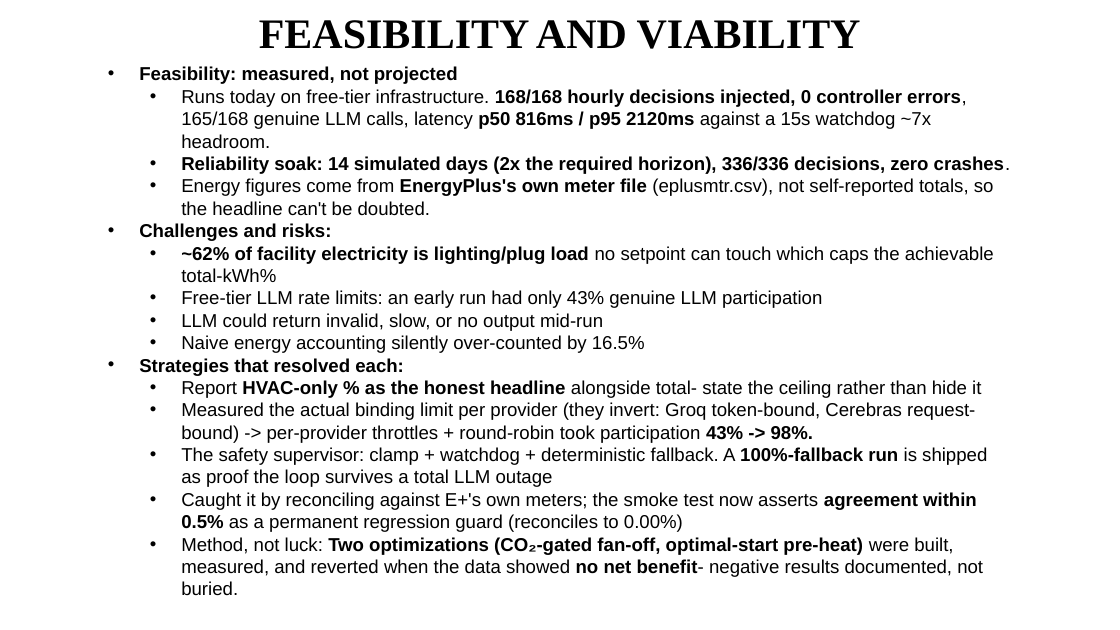
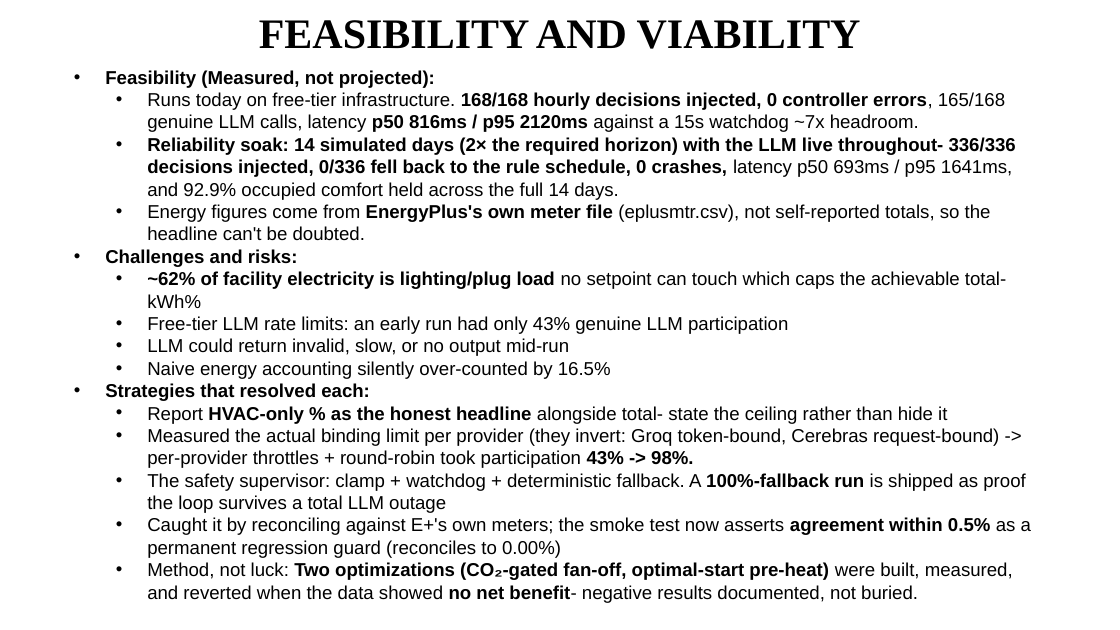
Before and after one commit to mahendra-kausik/eco-loop-building-agents, a slide deck: slide 4 of docs/Eco-Loop_Idea_Submission.pptx. Drawn at 1120x630 pixels with LibreOffice and Linux fonts; fonts in the diff are those of the drawing. Boxes give left, top, right and bottom in pixels: in the first picture for what was removed or moved away, otherwise in the second. Text is boxed around its words. In the diff, an @@ line names an element or a change of style, - is before the commit and + after.

```diff
--- a/docs/Eco-Loop_Idea_Submission.pptx
+++ b/docs/Eco-Loop_Idea_Submission.pptx
@@ text "Feasibility (Measured, not projected):": place and size @@
-text "Feasibility (Measured, not projected):" at [139,66,1010,596]
+text "Feasibility (Measured, not projected):" at [105,70,1031,603]
@@ text at [105,70,435,88]: text changed @@
-• Feasibility: measured, not projected
+• Feasibility (Measured, not projected):
@@ text at [147,137,1016,200]: text changed @@
-  • Reliability soak: 14 simulated days (2x the required horizon), 336/336 decisions, zero crashes.
+  • Reliability soak: 14 simulated days (2× the required horizon) with the LLM live throughout- 336/336 decisions injected, 0/336 fell back to the rule schedule, 0 crashes, latency p50 693ms / p95 1641ms, and 92.9% occupied comfort held across the full 14 days.
@@ text added at [473,598,678,603], 12 pt, text #FFFFFF @@
+@SIH Idea submission- Template
```
Also in this commit, not shown: 4 other slides changed, 9 other files.
